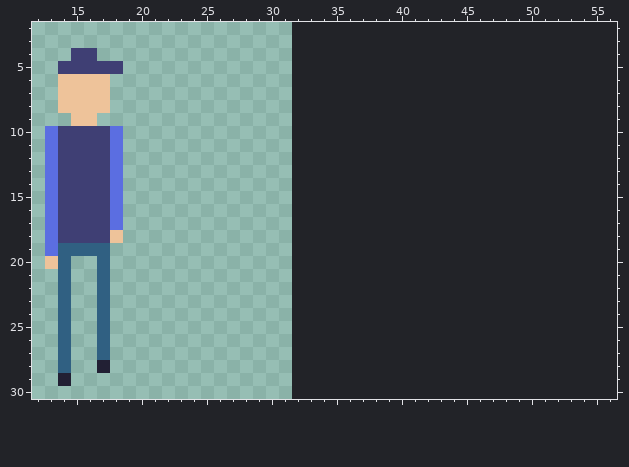
Two versions of one pixel-art sprite, Player/Cop.png. That is the earlier state.
The file is 32x32 pixels. Shown: x 12..56, y 2..30. The old version is drawn lined up with the new one, on the new canvas.
Now the later version:
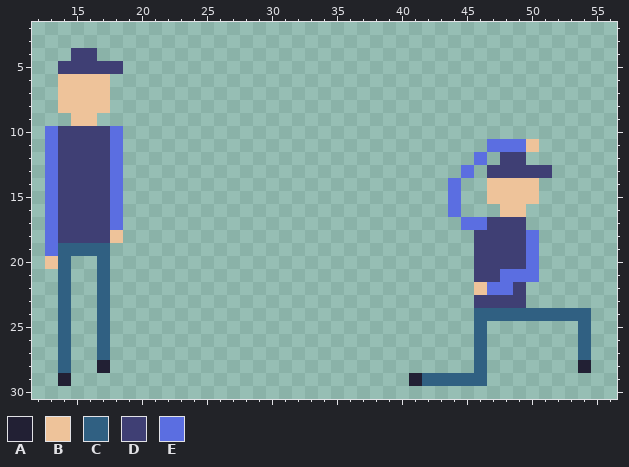
Palette (. is transparent): A #222034  B #eec39a  C #306082  D #3f3f74  E #5b6ee1
From old to new:
canvas 32x32 -> 64x32
Changed rows in their new state; - is an unchanged pixel.
first column x 41:
11 ------EEEB----
12 -----E-DD-----
13 ----E-DDDDD---
14 ---E--BBBB----
15 ---E--BBBB----
16 ---E---BB-----
17 ----EEDDD-----
18 -----DDDDE----
19 -----DDDDE----
20 -----DDDDE----
21 -----DDEEE----
22 -----BEED-----
23 -----DDDD-----
24 -----CCCCCCCCC
25 -----C-------C
26 -----C-------C
27 -----C-------C
28 -----C-------A
29 ACCCCC--------
Boxes around the changes in both pictures, in picture pixels (x1, y1, x2, y2):
added: (409, 139, 591, 386)
